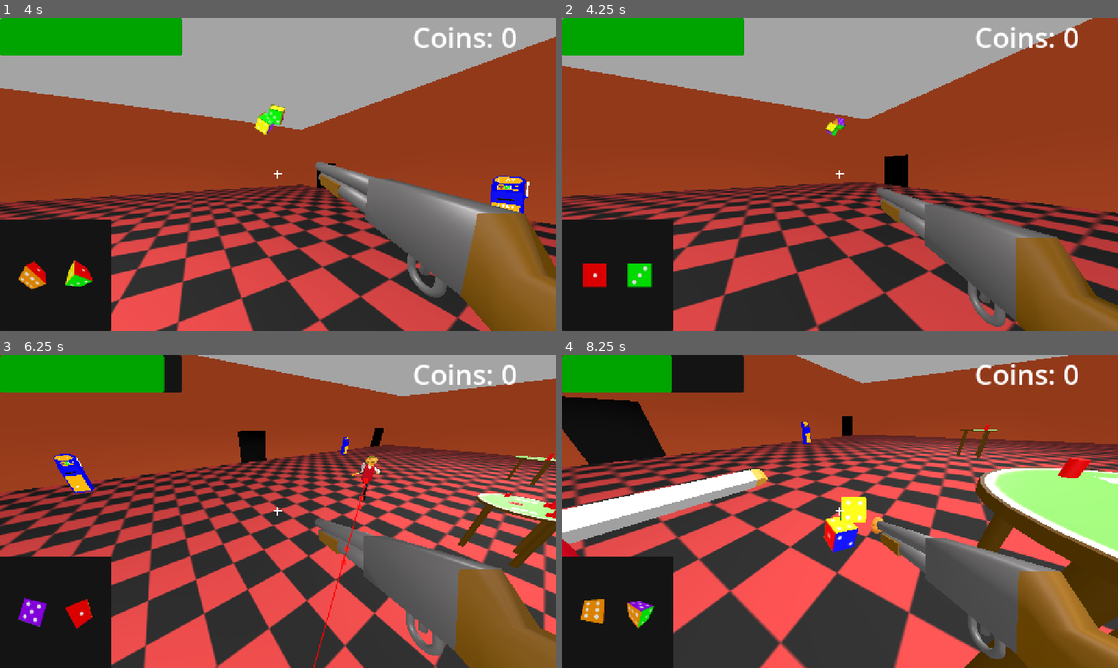
Above: before the commit, frames 1-4 (two rows, left to right).
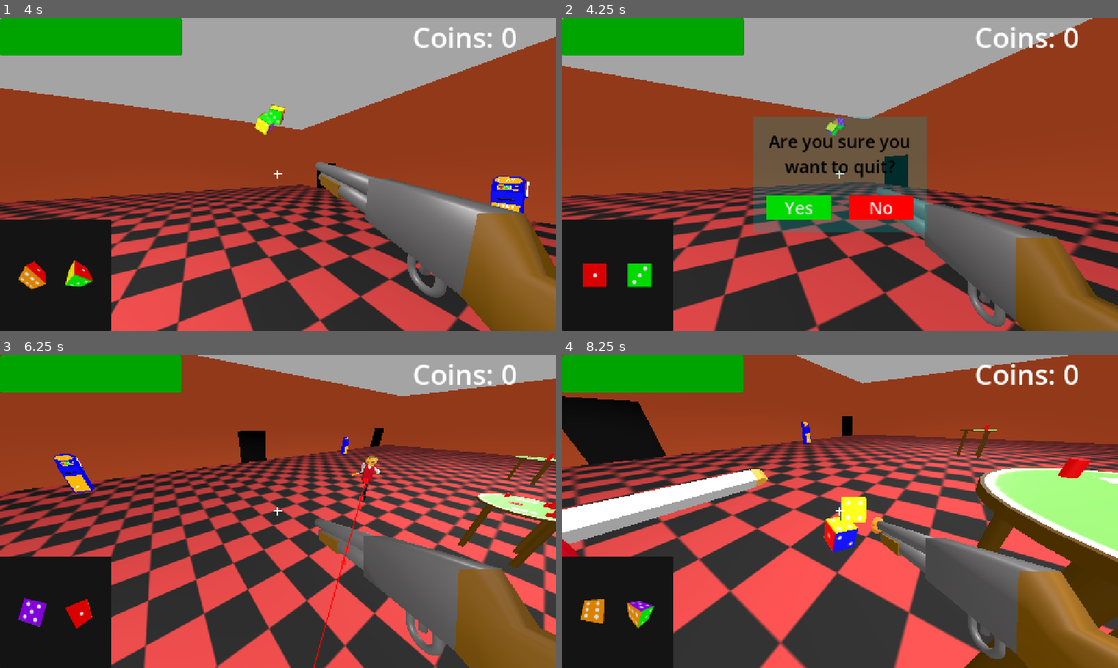
Above: after the commit, the same moments.

Repository: Ravioli45/RespawnJamFall2026
Game: Godot game, scene res://Casino/casino.tscn
The game is run twice, just before and just after one commit, with the same random seed, the same clock (stepped at 60 frames per second) and the same inputs.
Inputs (mouse positions are in pixels of both pictures, inside the frame that each line leads up to):
- Up to frame 1 (4 s): move the mouse to (305, 174) at 0.52 s; hold E (interact) 0.53-1.28 s; hold W (forward) from 0.53 s (still down); click (305, 174) at 0.67 s; tap Space (jump) at 0.77, 1.52, 3.02, 3.77 s; move the mouse to (250, 174) at 1.27 s; click (250, 174) at 1.35 s; move the mouse to (289, 168) at 2.02 s; hold E (interact) 2.03-2.78 s; click (289, 168) at 2.17 s; move the mouse to (272, 180) at 2.77 s; click (272, 180) at 2.85 s; move the mouse to (316, 177) at 3.52 s; hold E (interact) from 3.53 s (still down); click (316, 177) at 3.67 s
- Up to frame 2 (4.25 s): keep holding W (forward); keep holding E (interact); tap Escape (ui_cancel) at 4.15 s
- Up to frame 3 (6.25 s): move the mouse to (111, 464) at 4.27 s; release W (forward) at 4.28 s; release E (interact) at 4.28 s; hold A (left) 4.28-5.03 s; click (111, 464) at 4.35 s; tap Space (jump) at 4.52, 6.02 s; move the mouse to (283, 511) at 5.02 s; hold W (forward) 5.03-5.78 s; hold E (interact) 5.03-5.78 s; click (283, 511) at 5.17 s; move the mouse to (255, 505) at 5.77 s; hold D (right) from 5.78 s (still down); click (255, 505) at 5.85 s
- Up to frame 4 (8.25 s): move the mouse to (867, 511) at 6.52 s; release D (right) at 6.53 s; hold E (interact) 6.53-7.28 s; hold W (forward) from 6.53 s (still down); click (867, 511) at 6.67 s; tap Space (jump) at 6.77, 7.52 s; move the mouse to (812, 511) at 7.27 s; click (812, 511) at 7.35 s; move the mouse to (851, 505) at 8.02 s; hold E (interact) from 8.03 s (still down); click (851, 505) at 8.17 s

Frame 1 is identical in both runs. In frame 2, 11% of the frame differs, in the area x 34-66%, y 31-69%; in frame 3, 0.4%; in frame 4, 1.6%.

Commit message:
Pausing and Player Death

Diff:
--- a/Casino/casino.tscn
+++ b/Casino/casino.tscn
@@ -9,6 +9,7 @@
 [ext_resource type="PackedScene" uid="uid://rxjoqn01nxct" path="res://Casino/table.tscn" id="7_4n4sc"]
 [ext_resource type="PackedScene" uid="uid://52kexqfux4o0" path="res://ModelScenes/black.tscn" id="7_8ymdh"]
 [ext_resource type="PackedScene" uid="uid://dip8ma4ltw66k" path="res://Interactables/Coin/coin.tscn" id="9_g364y"]
+[ext_resource type="PackedScene" uid="uid://bww7k7fae0r4s" path="res://UI/pause_menu.tscn" id="10_pgii7"]
 
 [sub_resource type="Environment" id="Environment_fjq73"]
 ambient_light_source = 2
@@ -68,11 +69,12 @@
 [sub_resource type="WorldBoundaryShape3D" id="WorldBoundaryShape3D_cqfff"]
 plane = Plane(0, -1, 0, 0)
 
-[node name="Casino" type="Node3D" unique_id=1589319923 node_paths=PackedStringArray("player", "enemy_spawn_points")]
+[node name="Casino" type="Node3D" unique_id=1589319923 node_paths=PackedStringArray("player", "enemy_spawn_points", "pause_menu")]
 script = ExtResource("1_x58q6")
 player = NodePath("Player")
 enemy_spawn_points = [NodePath("Spawnpoints/Node3D"), NodePath("Spawnpoints/Node3D2"), NodePath("Spawnpoints/Node3D3"), NodePath("Spawnpoints/Node3D4"), NodePath("Spawnpoints/Node3D5"), NodePath("Spawnpoints/Node3D6")]
 enemy_packed_scene = ExtResource("5_mlntv")
+pause_menu = NodePath("PauseMenu")
 
 [node name="WorldEnvironment" type="WorldEnvironment" parent="." unique_id=1673744337]
 environment = SubResource("Environment_fjq73")
@@ -302,4 +304,9 @@
 wait_time = 5.0
 autostart = true
 
+[node name="PauseMenu" parent="." unique_id=1717326633 instance=ExtResource("10_pgii7")]
+visible = false
+
+[connection signal="player_died" from="Player" to="." method="end_game"]
 [connection signal="timeout" from="Timer" to="." method="spawn_enemy"]
+[connection signal="hidden" from="PauseMenu" to="." method="capture_mouse"]
--- a/Casino/level_manager.gd
+++ b/Casino/level_manager.gd
@@ -4,16 +4,20 @@
 @export var player: Player
 @export var enemy_spawn_points: Array[Marker3D]
 @export var enemy_packed_scene: PackedScene
+@export var pause_menu: ColorRect
 
 func _ready() -> void:
-	Input.mouse_mode = Input.MOUSE_MODE_CAPTURED
-
+	capture_mouse()
 
 func _input(event: InputEvent) -> void:
 	if event.is_action_pressed("ui_cancel"):
-		Input.mouse_mode = Input.MOUSE_MODE_VISIBLE
+		release_mouse()
+		if pause_menu:
+			pause_menu.show()
 	elif event is InputEventMouseButton and event.button_index == MOUSE_BUTTON_LEFT:
-		Input.mouse_mode = Input.MOUSE_MODE_CAPTURED
+		capture_mouse()
+		if pause_menu:
+			pause_menu.hide()
 
 func spawn_enemy() -> void:
 	if not enemy_packed_scene:
@@ -24,3 +28,13 @@
 	new_enemy.position = selected_spawn_position
 	new_enemy.player = player
 	add_child(new_enemy)
+
+func end_game() -> void:
+	release_mouse()
+	get_tree().call_deferred("change_scene_to_file", "uid://c2waut6v2tex6")
+
+func capture_mouse() -> void:
+	Input.mouse_mode = Input.MOUSE_MODE_CAPTURED
+
+func release_mouse() -> void:
+	Input.mouse_mode = Input.MOUSE_MODE_VISIBLE
--- a/Player/player.tscn
+++ b/Player/player.tscn
@@ -86,6 +86,7 @@
 
 [node name="HealthComponent" type="Node" parent="." unique_id=883154550]
 script = ExtResource("2_4ntmi")
+health = 20
 metadata/_custom_type_script = "uid://bd1oo4b6c1b01"
 
 [node name="HurtboxComponent" parent="." unique_id=1539489579 node_paths=PackedStringArray("health") instance=ExtResource("4_k53q1")]
--- a/UI/game_over.tscn
+++ b/UI/game_over.tscn
@@ -98,6 +98,7 @@
 text = "Quit"
 
 [node name="PauseMenu" parent="." unique_id=1717326633 instance=ExtResource("2_3y5qq")]
+visible = false
 layout_mode = 1
 anchors_preset = 8
 anchor_left = 0.5
